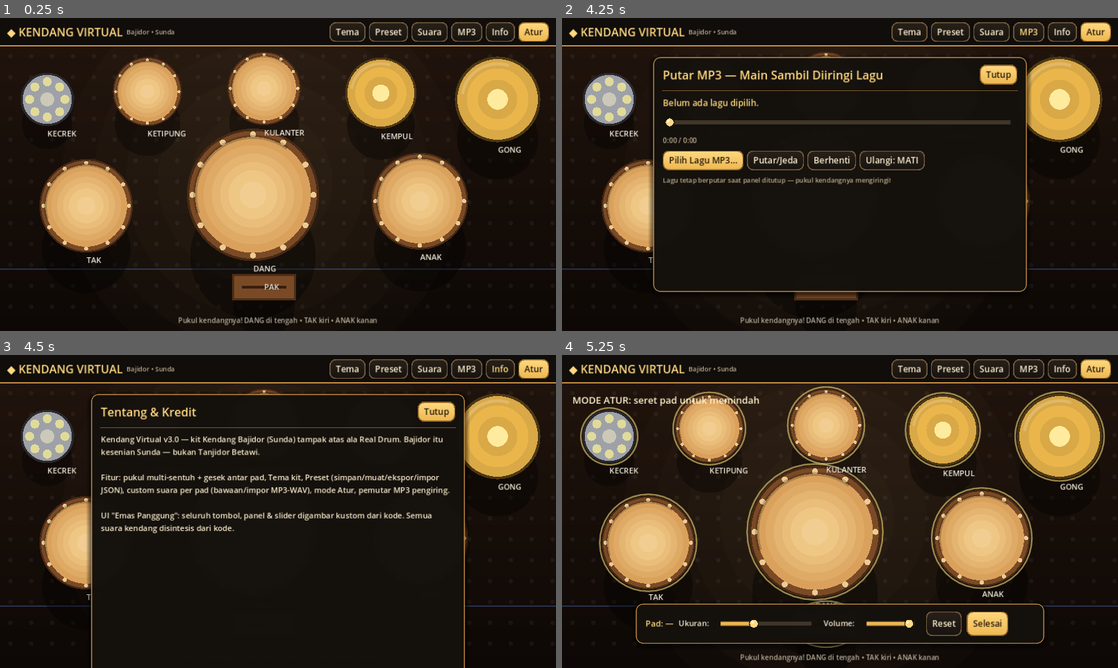
Above: before the commit, frames 1-4 (two rows, left to right).
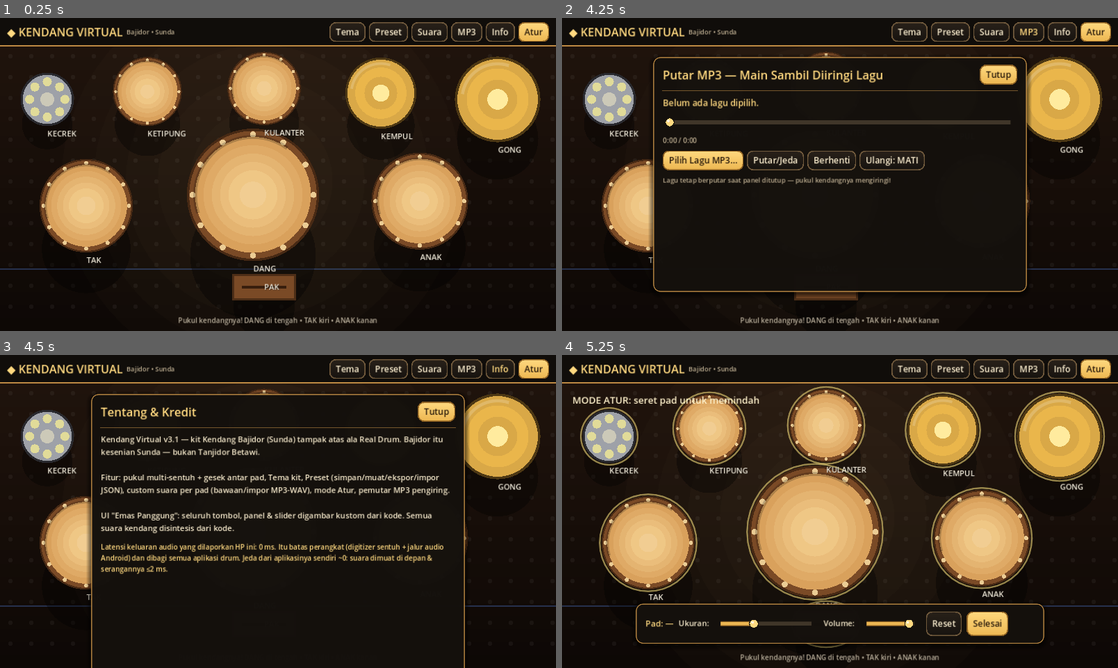
Above: after the commit, the same moments.

Repository: lnx645/kendang-tanjidor
Game: Godot game, scene res://main.tscn
Two runs of this game, one before a commit and one after it. Both use one fixed random seed, a clock stepped at 60 frames per second and the inputs below.
Inputs (mouse positions are in pixels of both pictures, inside the frame that each line leads up to):
- Up to frame 1 (0.25 s): no input
- Up to frame 2 (4.25 s): click "Tema" at 0.5 s; click "Preset" at 1.25 s; click (756, 105) at 2.02 s; type "12" at 2.1 s; click "Suara" at 2.75 s; click "MP3" at 3.5 s
- Up to frame 3 (4.5 s): click "Info" at 4.25 s
- Up to frame 4 (5.25 s): click "Atur" at 5 s

Frames 1-2 are identical in both runs. In frame 3, 1.7% of the frame differs, in the area x 18-80%, y 26-70%; in frame 4, nothing differs.

Commit message:
v3.1.0: latensi minimum — attack suara diperketat (dang 4,6->0,6 ms; semua pad <=1,8 ms), output_latency 5, vsync mati, 240 fps, info latensi perangkat di panel Tentang

Diff:
--- a/project.godot
+++ b/project.godot
@@ -11,7 +11,7 @@
 
 [audio]
 
-driver/output_latency=10
+driver/output_latency=5
 
 [display]
 
@@ -20,6 +20,7 @@
 window/stretch/mode="canvas_items"
 window/stretch/aspect="expand"
 window/handheld/orientation="landscape"
+window/vsync/vsync_mode=0
 
 [rendering]
 
--- a/scripts/main.gd
+++ b/scripts/main.gd
@@ -1,5 +1,5 @@
 extends Node2D
-## Kendang Virtual v3.0 — composition root.
+## Kendang Virtual v3.1 — composition root.
 ## Merakit domain (State), services (BankSuara/MesinSuara/Penyimpanan),
 ## dan UI (Panggung + Hud), lalu merutekan input panggung & siklus gambar.
 ## Genre: Kendang Bajidor — Sunda (bukan Tanjidor Betawi).
@@ -36,7 +36,7 @@
 	mesin.panaskan(state)
 	_sesuaikan_ukuran()
 	get_tree().root.size_changed.connect(_sesuaikan_ukuran)
-	Engine.max_fps = 120
+	Engine.max_fps = 240
 	hud.panggung_berubah.connect(func() -> void: panggung.segarkan_latar())
 	hud.pengaturan_berubah.connect(func() -> void: simpan.simpan_pengaturan(state))
 	hud.minta_atur.connect(_atur_mode)
--- a/scripts/ui/hud.gd
+++ b/scripts/ui/hud.gd
@@ -29,6 +29,7 @@
 var _geser_ukuran: GeserKustom
 var _label_target_atur: Label
 var _label_petunjuk: Label
+var _label_latensi: Label
 var _toast: Label
 var _toast_timer: Timer
 # Pemilih berkas
@@ -105,6 +106,9 @@
 		(_panel[k] as PanelContainer).visible = k == nama
 	if nama == "suara":
 		_segarkan_suara()
+	if nama == "tentang" and _label_latensi:
+		var ms := AudioServer.get_output_latency() * 1000.0
+		_label_latensi.text = "Latensi keluaran audio yang dilaporkan HP ini: %.0f ms. Itu batas perangkat (digitizer sentuh + jalur audio Android) dan dibagi semua aplikasi drum. Jeda dari aplikasinya sendiri ~0: suara dimuat di depan & serangannya ≤2 ms." % ms
 	if nama == "preset":
 		_segarkan_preset()
 
@@ -379,9 +383,12 @@
 
 func _bangun_panel_tentang() -> void:
 	var v := _buat_panel("tentang", "Tentang & Kredit")
-	var isi := GayaUI.label("Kendang Virtual v3.0 — kit Kendang Bajidor (Sunda) tampak at …(377 unchanged characters)…
+	var isi := GayaUI.label("Kendang Virtual v3.1 — kit Kendang Bajidor (Sunda) tampak at …(377 unchanged characters)…
 	isi.autowrap_mode = TextServer.AUTOWRAP_WORD_SMART
 	v.add_child(isi)
+	_label_latensi = GayaUI.label("", 16, GayaUI.EMAS_TERANG)
+	_label_latensi.autowrap_mode = TextServer.AUTOWRAP_WORD_SMART
+	v.add_child(_label_latensi)
 
 # ---------- Bilah Atur ----------
 
Not shown, changed: export_presets.cfg
Not shown, changed: audio/dang.wav
Not shown, changed: audio/dang_kering.wav
Not shown, changed: audio/dang_rendah.wav
Not shown, changed: audio/gong.wav
Not shown, changed: audio/kecrek.wav
Not shown, changed: audio/kecrek_rapat.wav
Not shown, changed: audio/kempul.wav
Not shown, changed: audio/ketipung.wav
Not shown, changed: audio/ketipung_tinggi.wav
Not shown, changed: audio/tak.wav
Not shown, changed: audio/tak_tajam.wav
